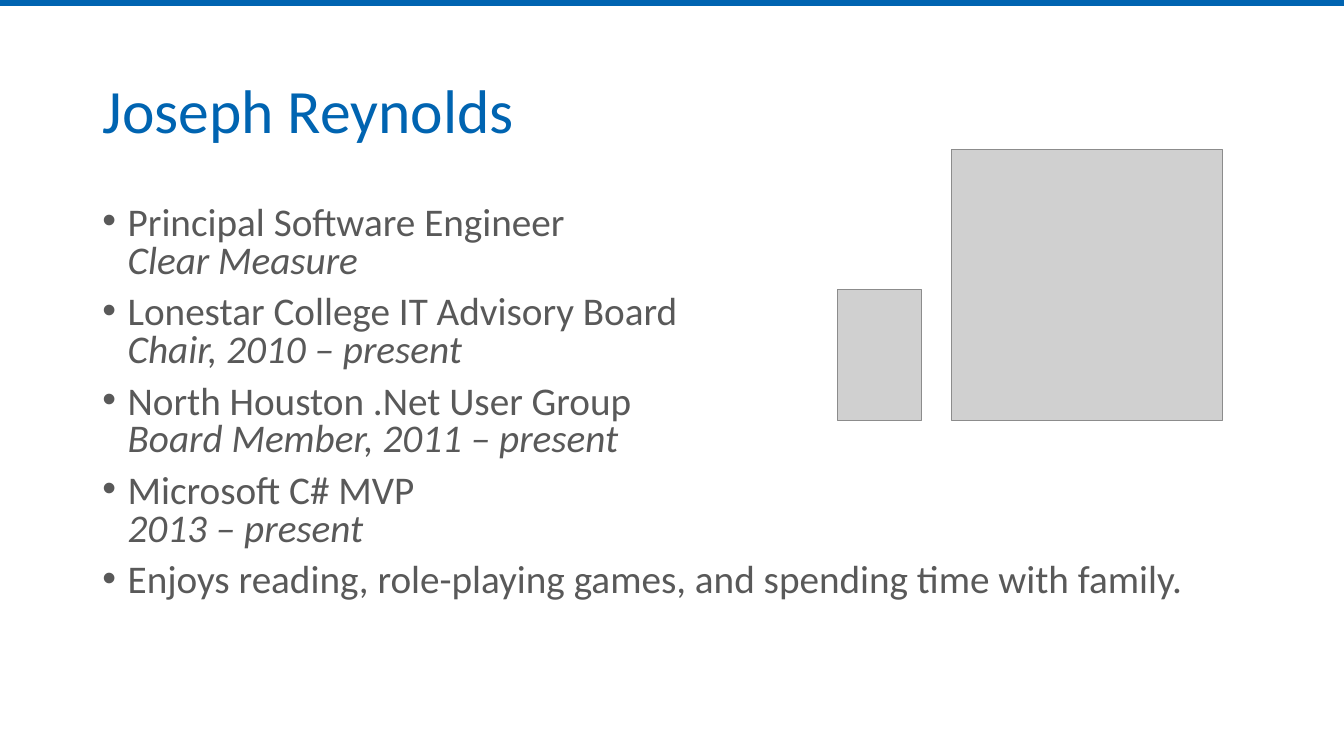
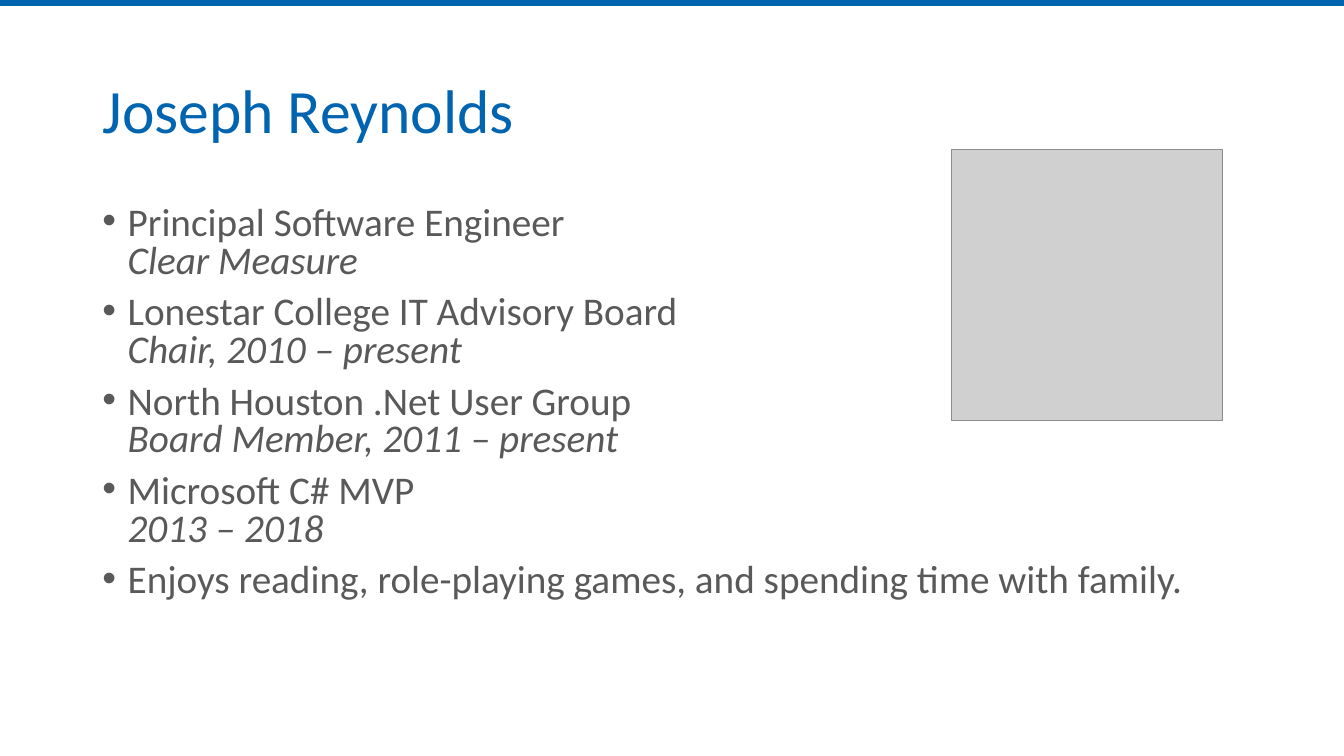
Before and after one commit to jmreynolds/Git-For-Normal-Developers, a slide deck: slide 2 of Slides/Git for the Normal Developer.pptx. Drawn at 1344x756 pixels with LibreOffice and Linux fonts; fonts in the diff are those of the drawing; grey boxes stand for pictures; background and template pictures are left out. Boxes give left, top, right and bottom in pixels: in the first picture for what was removed or moved away, otherwise in the second. Text is boxed around its words. In the diff, an @@ line names an element or a change of style, - is before the commit and + after.

```diff
--- a/Slides/Git for the Normal Developer.pptx
+++ b/Slides/Git for the Normal Developer.pptx
@@ picture removed at <box>838,289,922,420</box> @@
@@ text at <box>128,477,414,543</box>: text changed @@
-• Microsoft C# MVP
-  2013 – present
+• Microsoft C# MVP
+  2013 – 2018
```
Also in this commit, not shown: 1 other slide changed, 1 slide added.
